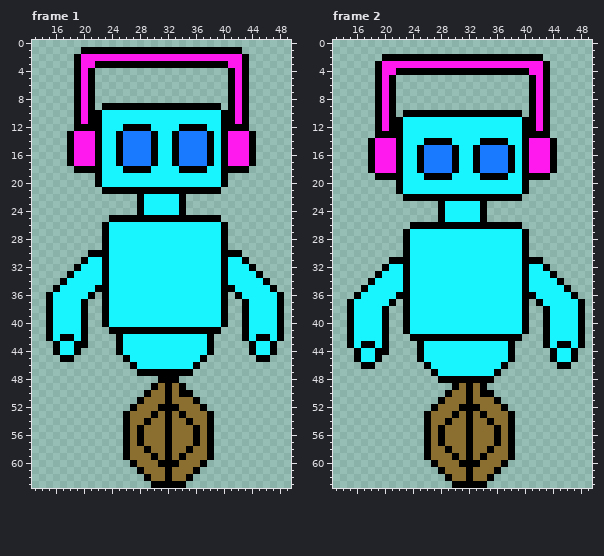
File history of a pixel-art file, Animation main/Sprite-Forehead.aseprite. The picture above is the old version.
64x64 pixels, 6 frames. Shown: frame 1: x 13..49, y 0..63; frame 2: x 13..49, y 0..63. The commit also changed other frames, which this record leaves out.
New version:
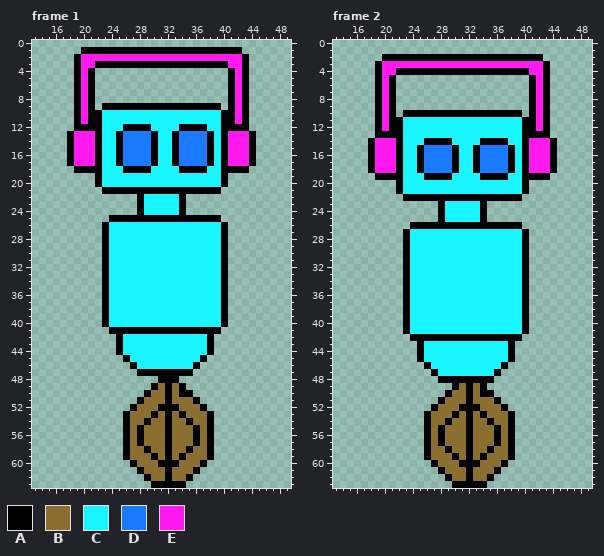
Palette (. is transparent): A #000000  B #8a6f30  C #19f5ff  D #1979ff  E #ff19ef
Diff:
layer "Hand_01" now hidden
--- frame 1
@@ x 13..49 @@
 29 ..........ACCCCCCCCCCCCCCCCA.........
-30 ........AAACCCCCCCCCCCCCCCCAAA.......
-31 .......ACCACCCCCCCCCCCCCCCCACCA......
-32 ......ACCCACCCCCCCCCCCCCCCCACCCA.....
-33 .....ACCCCACCCCCCCCCCCCCCCCACCCCA....
-34 ....ACCCCCACCCCCCCCCCCCCCCCACCCCCA...
-35 ...ACCCCCAACCCCCCCCCCCCCCCCAACCCCCA..
-36 ..ACCCCCA.ACCCCCCCCCCCCCCCCA.ACCCCCA.
-37 ..ACCCCA..ACCCCCCCCCCCCCCCCA..ACCCCA.
-38 ..ACCCCA..ACCCCCCCCCCCCCCCCA..ACCCCA.
-39 ..ACCCCA..ACCCCCCCCCCCCCCCCA..ACCCCA.
-40 ..ACCCCA..ACCCCCCCCCCCCCCCCA..ACCCCA.
-41 ..ACCCCA...AAAAAAAAAAAAAAAA...ACCCCA.
-42 ..ACAACA....ACCCCCCCCCCCCA....ACAACA.
-43 ...ACCAA....ACCCCCCCCCCCCA.....ACCA..
-44 ...ACCA.....ACCCCCCCCCCCCA.....ACCA..
-45 ....AA.......ACCCCCCCCCCA.......AA...
+30 ..........ACCCCCCCCCCCCCCCCA.........
+31 ..........ACCCCCCCCCCCCCCCCA.........
+32 ..........ACCCCCCCCCCCCCCCCA.........
+33 ..........ACCCCCCCCCCCCCCCCA.........
+34 ..........ACCCCCCCCCCCCCCCCA.........
+35 ..........ACCCCCCCCCCCCCCCCA.........
+36 ..........ACCCCCCCCCCCCCCCCA.........
+37 ..........ACCCCCCCCCCCCCCCCA.........
+38 ..........ACCCCCCCCCCCCCCCCA.........
+39 ..........ACCCCCCCCCCCCCCCCA.........
+40 ..........ACCCCCCCCCCCCCCCCA.........
+41 ...........AAAAAAAAAAAAAAAA..........
+42 ............ACCCCCCCCCCCCA...........
+43 ............ACCCCCCCCCCCCA...........
+44 ............ACCCCCCCCCCCCA...........
+45 .............ACCCCCCCCCCA............
 46 ..............ACCCCCCCCA.............
--- frame 2
@@ x 13..49 @@
 30 ..........ACCCCCCCCCCCCCCCCA.........
-31 ........AAACCCCCCCCCCCCCCCCAAA.......
-32 .......ACCACCCCCCCCCCCCCCCCACCA......
-33 ......ACCCACCCCCCCCCCCCCCCCACCCA.....
-34 .....ACCCCACCCCCCCCCCCCCCCCACCCCA....
-35 ....ACCCCCACCCCCCCCCCCCCCCCACCCCCA...
-36 ...ACCCCCAACCCCCCCCCCCCCCCCAACCCCCA..
-37 ..ACCCCCA.ACCCCCCCCCCCCCCCCA.ACCCCCA.
-38 ..ACCCCA..ACCCCCCCCCCCCCCCCA..ACCCCA.
-39 ..ACCCCA..ACCCCCCCCCCCCCCCCA..ACCCCA.
-40 ..ACCCCA..ACCCCCCCCCCCCCCCCA..ACCCCA.
-41 ..ACCCCA..ACCCCCCCCCCCCCCCCA..ACCCCA.
-42 ..ACCCCA...AAAAAAAAAAAAAAAA...ACCCCA.
-43 ..ACAACA....ACCCCCCCCCCCCA....ACAACA.
-44 ...ACCAA....ACCCCCCCCCCCCA.....ACCA..
-45 ...ACCA.....ACCCCCCCCCCCCA.....ACCA..
-46 ....AA.......ACCCCCCCCCCA.......AA...
+31 ..........ACCCCCCCCCCCCCCCCA.........
+32 ..........ACCCCCCCCCCCCCCCCA.........
+33 ..........ACCCCCCCCCCCCCCCCA.........
+34 ..........ACCCCCCCCCCCCCCCCA.........
+35 ..........ACCCCCCCCCCCCCCCCA.........
+36 ..........ACCCCCCCCCCCCCCCCA.........
+37 ..........ACCCCCCCCCCCCCCCCA.........
+38 ..........ACCCCCCCCCCCCCCCCA.........
+39 ..........ACCCCCCCCCCCCCCCCA.........
+40 ..........ACCCCCCCCCCCCCCCCA.........
+41 ..........ACCCCCCCCCCCCCCCCA.........
+42 ...........AAAAAAAAAAAAAAAA..........
+43 ............ACCCCCCCCCCCCA...........
+44 ............ACCCCCCCCCCCCA...........
+45 ............ACCCCCCCCCCCCA...........
+46 .............ACCCCCCCCCCA............
 47 ..............ACCCCCCCCA.............
Changed places in both pictures, as pixel boxes (x1, y1, x2, y2):
erased: (46, 250, 102, 362)
erased: (228, 250, 284, 362)
erased: (347, 257, 403, 369)
erased: (529, 257, 585, 369)
